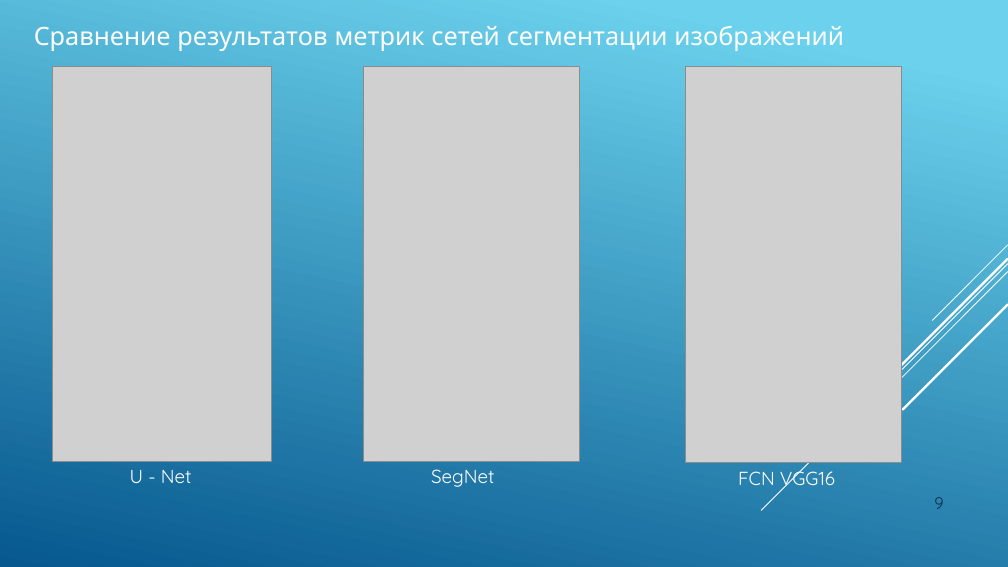
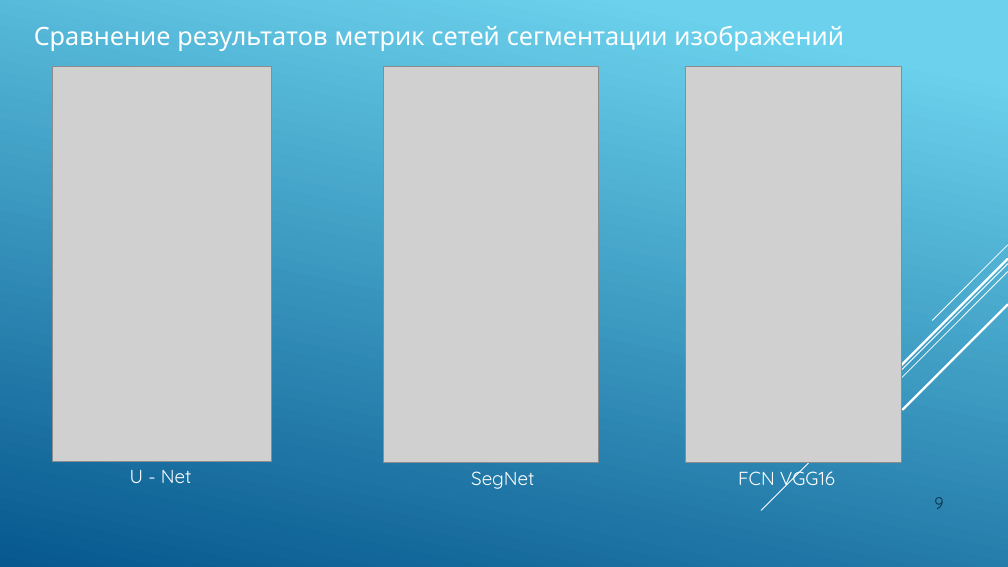
Before and after one commit to JacKira/Airbus_ship_detection, a slide deck: slide 9 of Отчет/ВКР презентация.pptx. Drawn at 1008x567 pixels with LibreOffice and Linux fonts; fonts in the diff are those of the drawing; grey boxes stand for pictures. Boxes give left, top, right and bottom in pixels: in the first picture for what was removed or moved away, otherwise in the second. Text is boxed around its words. In the diff, an @@ line names an element or a change of style, - is before the commit and + after.

```diff
--- a/Отчет/ВКР презентация.pptx
+++ b/Отчет/ВКР презентация.pptx
@@ picture: place and size @@
-picture at [364,66,579,461]
+picture at [383,66,598,462]
@@ text "SegNet": place and size @@
-text "SegNet" at [431,469,494,487]
+text "SegNet" at [471,471,534,489]
```
Also in this commit, not shown: 7 other slides changed, 4 slides added, 1 other file.
